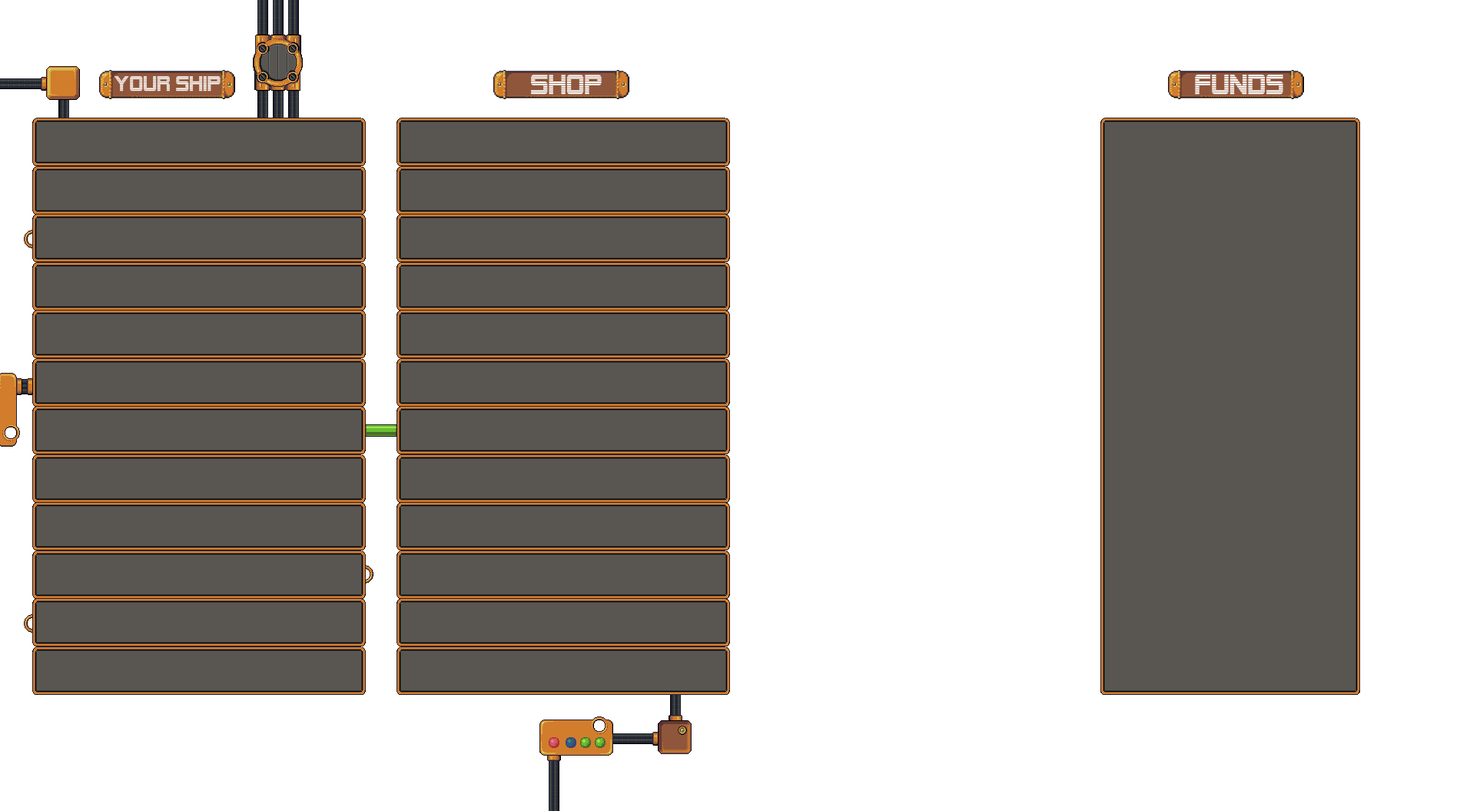
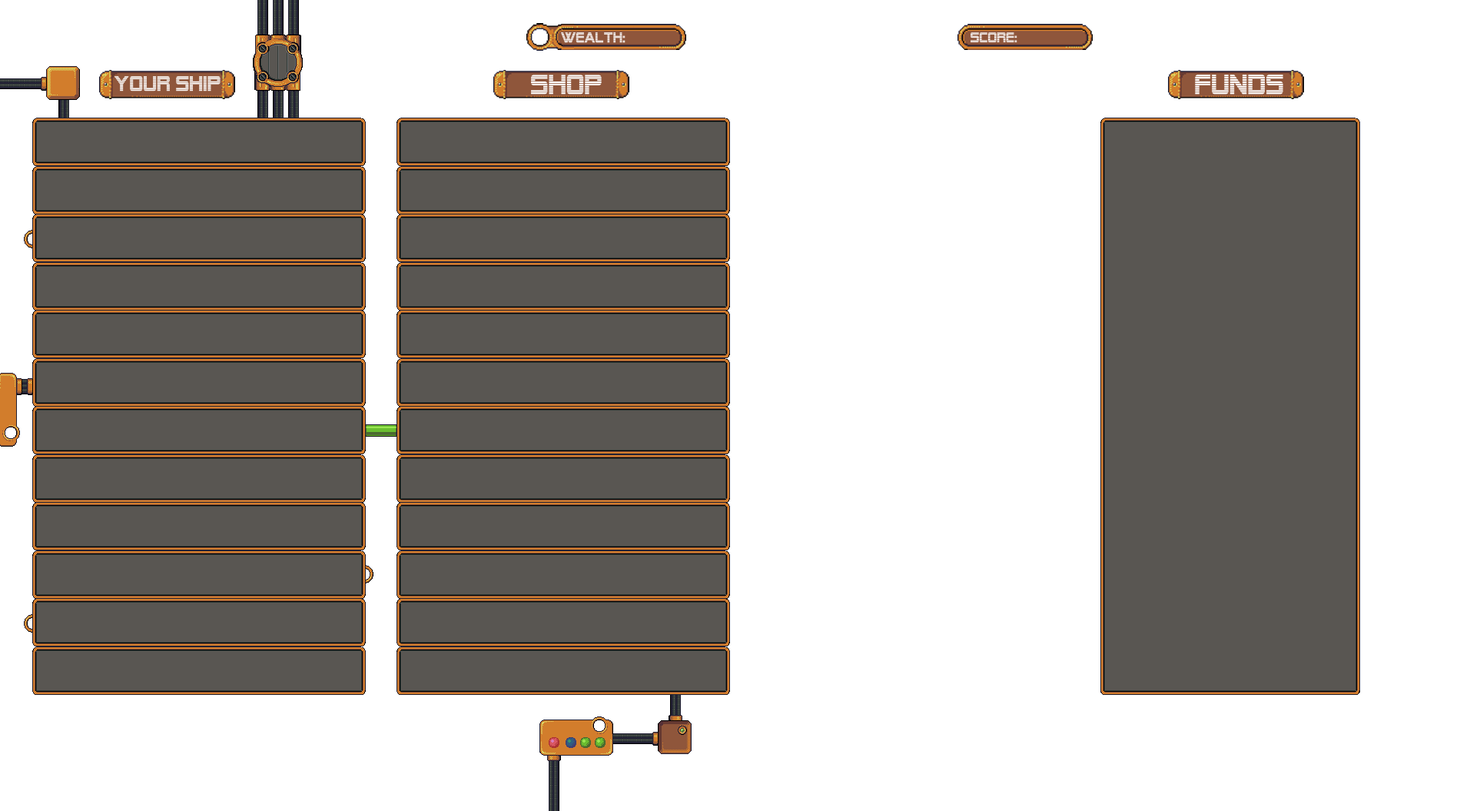
Layers edited between the first and the second 1470px x 811px image:
added layer "Paint Layer 3 (pasted)" (1st of 3) above "Paint Layer 3 (pasted)" over [left=526, top=23, right=602, bottom=51]
added layer "Paint Layer 3 (pasted)" (2nd of 3) above "Paint Layer 3 (pasted)" over [left=957, top=23, right=1093, bottom=50]
added layer "Paint Layer 3 (pasted)" (3rd of 3) above "Paint Layer 2 (pasted)" over [left=526, top=23, right=687, bottom=51]
